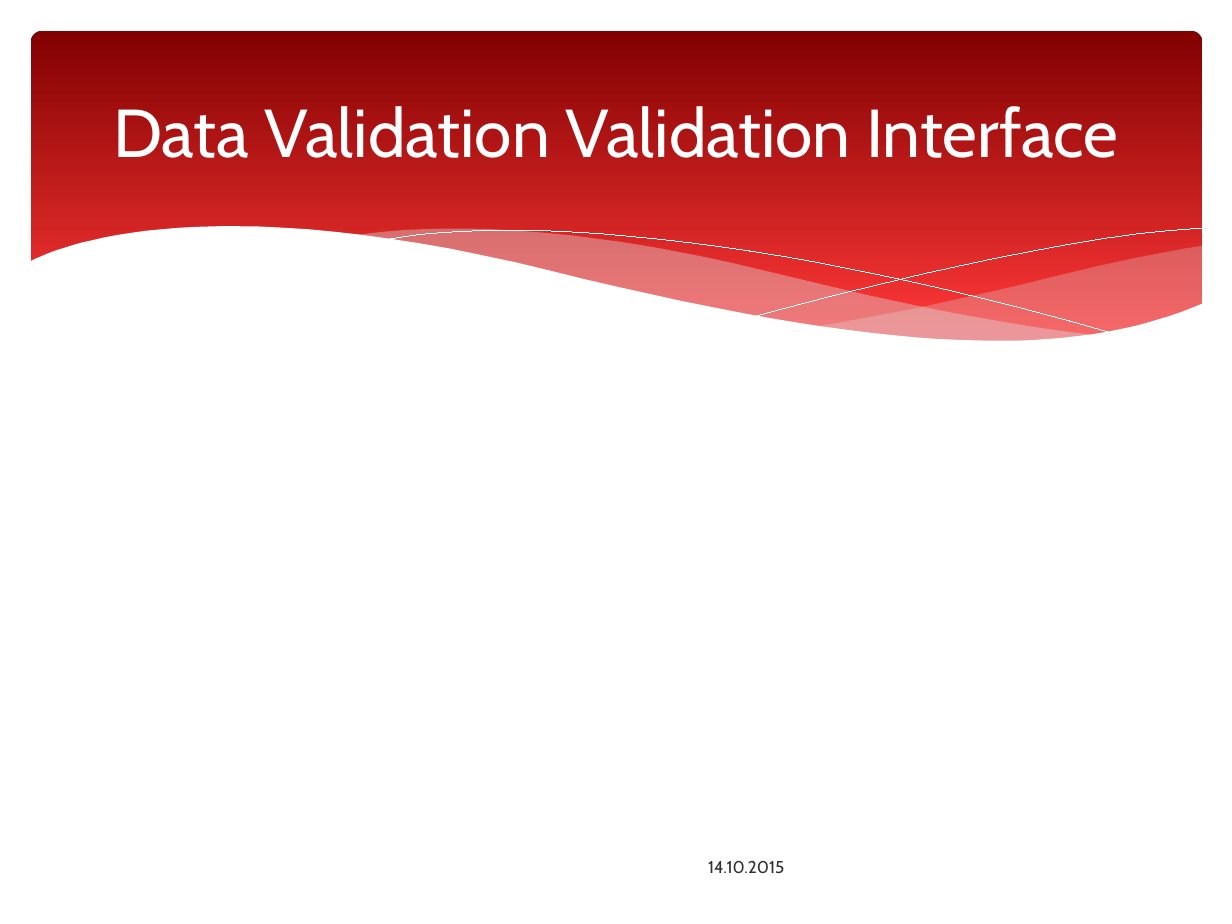
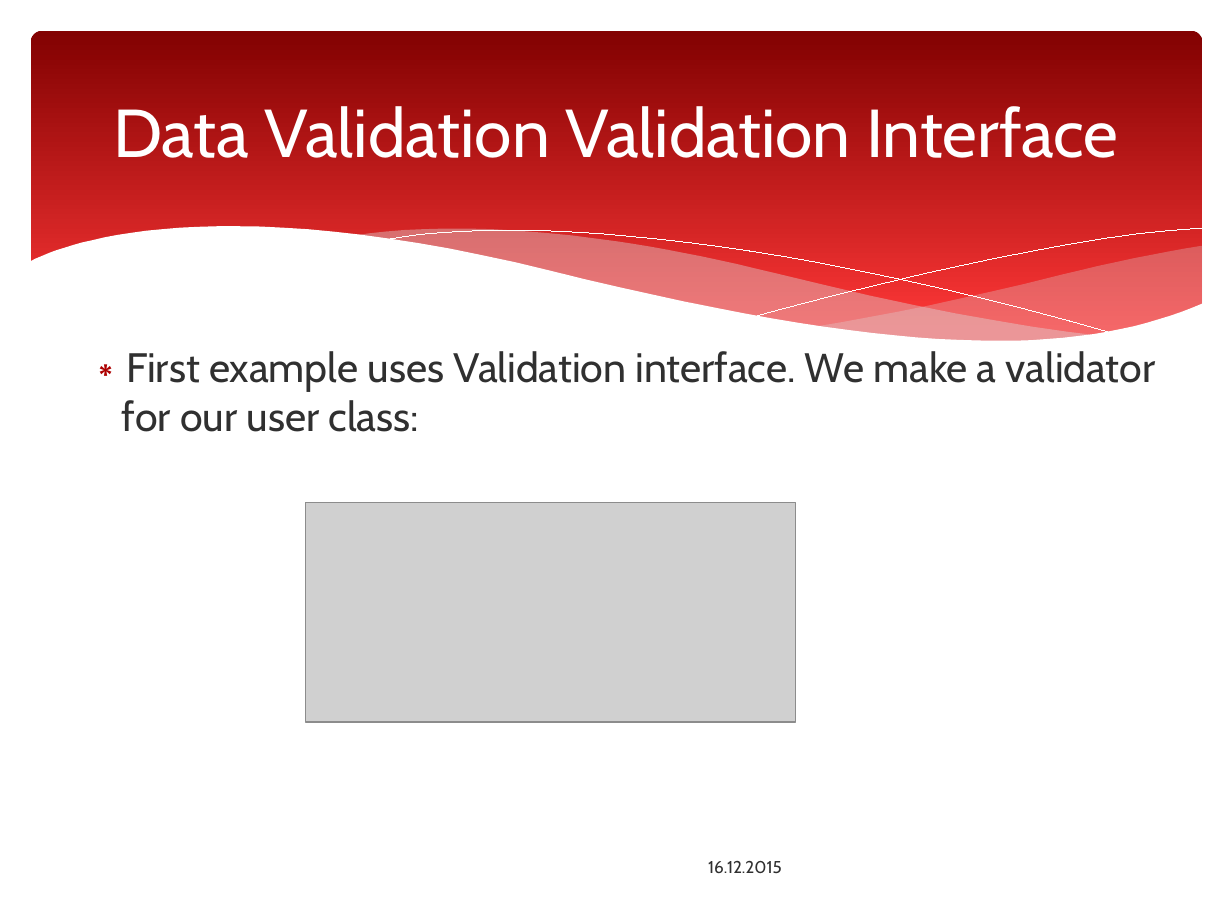
Before and after one commit to ttakkula/javaee-spring-maven, a slide deck: slide 68 of SpringMVC/Spring_Web_MVC_Framework.pptx (slide 67 before the commit). Drawn at 1232x924 pixels with LibreOffice and Linux fonts; fonts in the diff are those of the drawing; grey boxes stand for pictures; background and template pictures are left out. Boxes give left, top, right and bottom in pixels: in the first picture for what was removed or moved away, otherwise in the second. Text is boxed around its words. In the diff, an @@ line names an element or a change of style, - is before the commit and + after.

```diff
--- a/SpringMVC/Spring_Web_MVC_Framework.pptx
+++ b/SpringMVC/Spring_Web_MVC_Framework.pptx
@@ text added at [122,351,1156,432], 24 pt, text #303030 @@
+∗ First example uses Validation interface. We make a validator for our user class:
@@ picture added at [306,503,796,722] @@
@@ text at [708,861,782,873]: text changed @@
-14.10.2015
+16.12.2015
```
Also in this commit, not shown: 69 other slides changed, 30 slides added, 1 slide removed.
